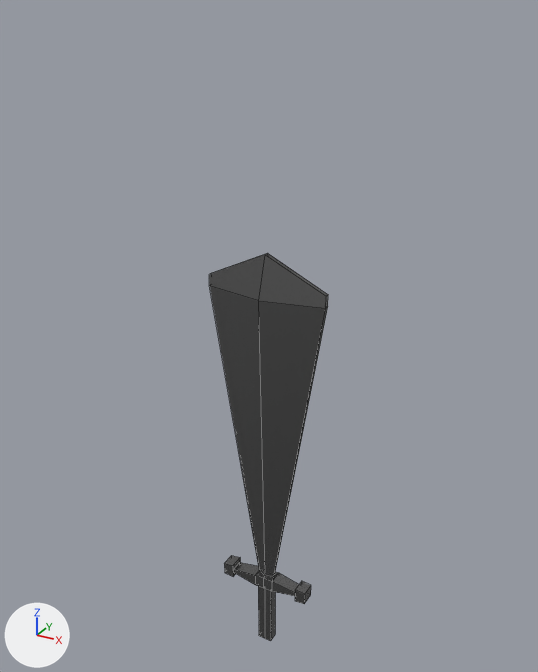
The FBX model Assets/__Feneco/Assets/Personagem - Feneco/Sword.fbx as it was, and as the next commit left it.
The view is the same before and after, from a 50 mm camera at (0.455, -0.82, 0.894) aimed at (-0.011, 0.027, 0.471). Lighting does not change. The marker at lower left points along +X, +Y and +Z. Mesh edges are drawn as thin lines. Where no turn or scale is listed for an object, it has been applied to the vertices.

Before the edit, the objects in view are built like this:
```python
me_sword = bpy.data.meshes.new('Sword')
me_sword.from_pydata(...)  # 66 vertices, 66 faces; spans x -0.089..0.089, y -0.021..0.021, z -0.059..0.601
me_sword.materials.append(mat_sword_temp)  # grey #7a7a7a
ob_sword = bpy.data.objects.new('Sword', me_sword)
ob_sword.location = (0.0, 0.0, 0.0)
```
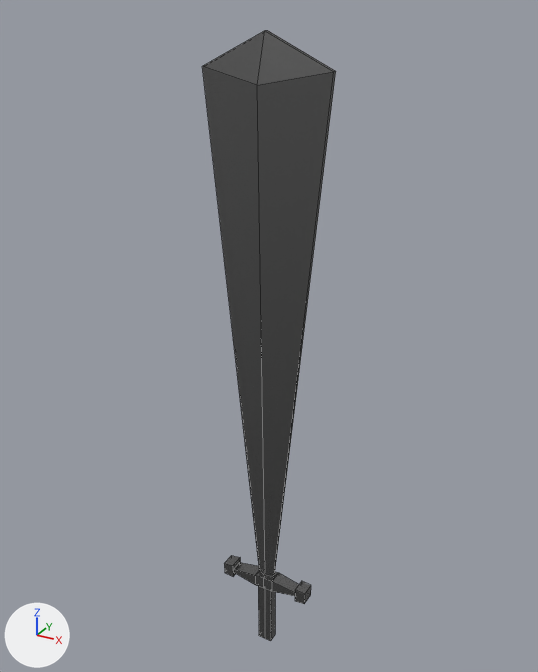
Location of each change, [x1, y1, x2, y2] in pixels of the pictures (538 x 672 px; the box of a moved part takes in the faces that stretch with it):
'Sword', reshaped (12% wider, 57% taller)
    before: [209, 253, 328, 641]
    after: [202, 30, 336, 641]
part 1 of me_sword, moved or reshaped
    before: [209, 253, 328, 574]
    after: [202, 30, 336, 574]

Diff of the bpy script that builds the scene:
```diff
--- a/Assets/__Feneco/Assets/Personagem - Feneco/Sword.fbx.py
+++ b/Assets/__Feneco/Assets/Personagem - Feneco/Sword.fbx.py
@@ me_sword @@
 # used by ob_sword; location = (0.0, 0.0, 0.0)
-me_sword.from_pydata(...)  # 66 vertices, 66 faces; spans x -0.089..0.089, y -0.021..0.021, z -0.059..0.601
+me_sword.from_pydata(...)  # 62 vertices, 64 faces; spans x -0.089..0.089, y -0.021..0.021, z -0.059..0.871
+# me_sword part 1
+# 12 vertices are removed from x -0.089..0.089, y -0.021..0.021, z 0.542..0.601
+# 15 faces are deleted
+# 8 vertices are added at x -0.089..0.089, y -0.021..0.021, z 0.813..0.871
+# 13 new faces join them
 me_sword.materials.append(mat_sword_temp)
```
